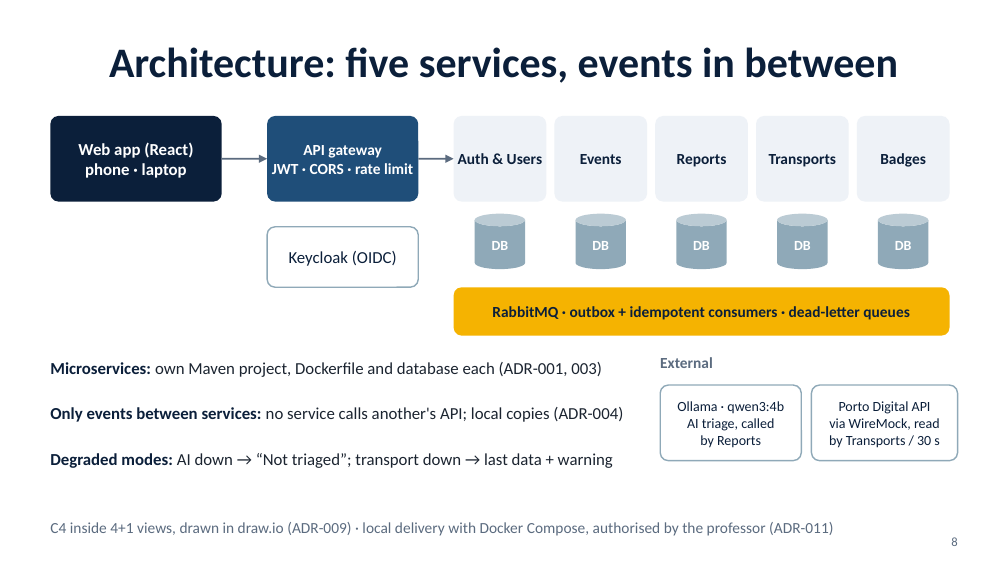
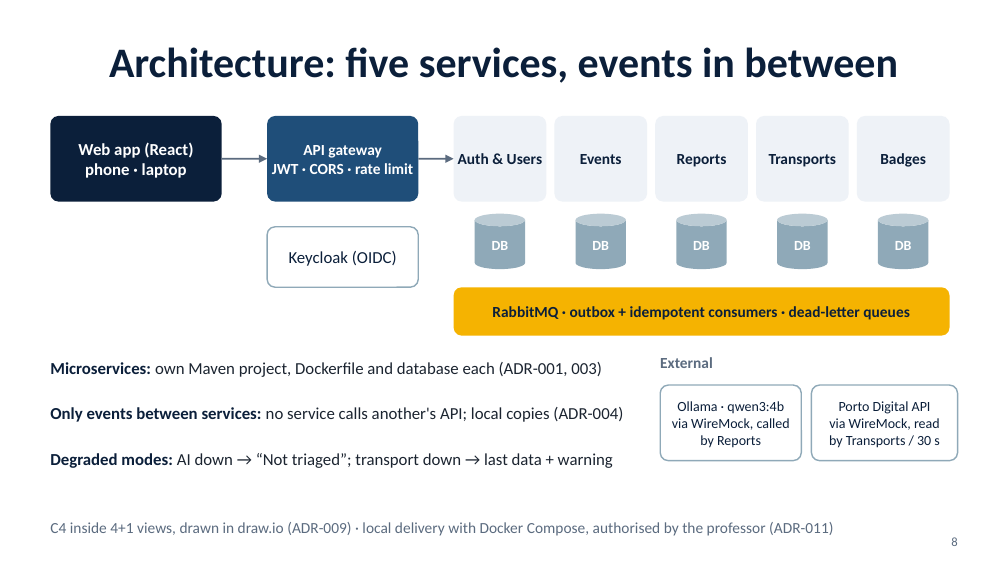
Before and after one commit to tomasoliveira21/LABDSOF, a slide deck: slide 8 of Docs/Presentation/Farol_Sprint_A_Presentation.pptx. Drawn at 1008x567 pixels with LibreOffice and Linux fonts; fonts in the diff are those of the drawing. Boxes give left, top, right and bottom in pixels: in the first picture for what was removed or moved away, otherwise in the second. Text is boxed around its words. In the diff, an @@ line names an element or a change of style, - is before the commit and + after.

```diff
--- a/Docs/Presentation/Farol_Sprint_A_Presentation.pptx
+++ b/Docs/Presentation/Farol_Sprint_A_Presentation.pptx
@@ text at (672, 418, 790, 430): text changed @@
-AI triage, called
+via WireMock, called
```
Also in this commit, not shown: 3 other slides changed, 1 other file.
